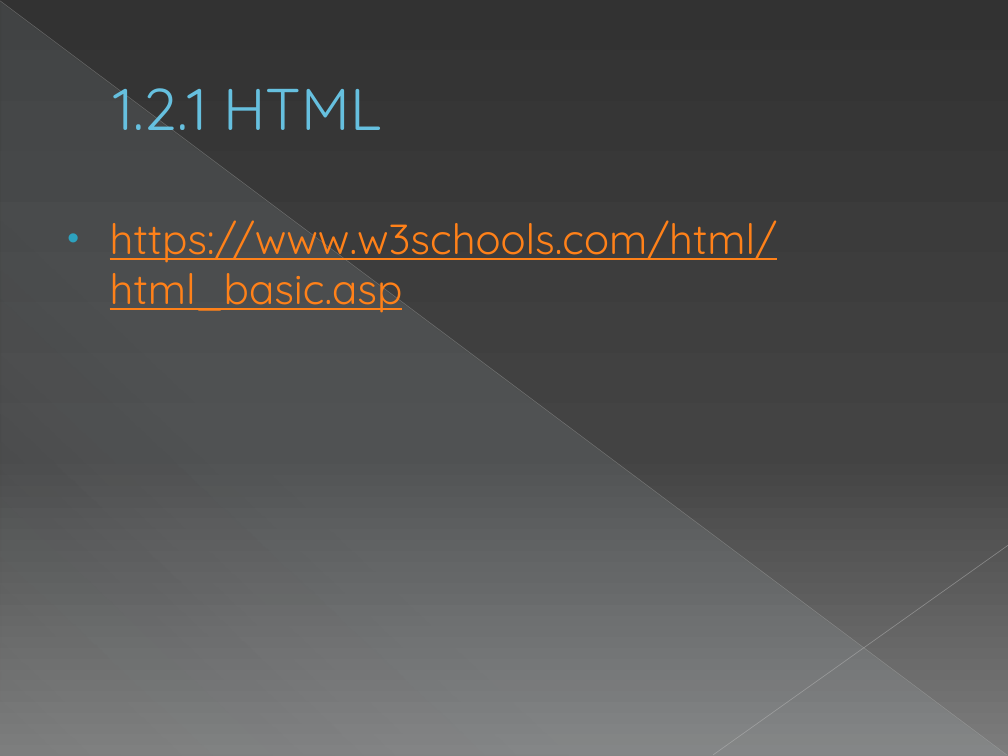
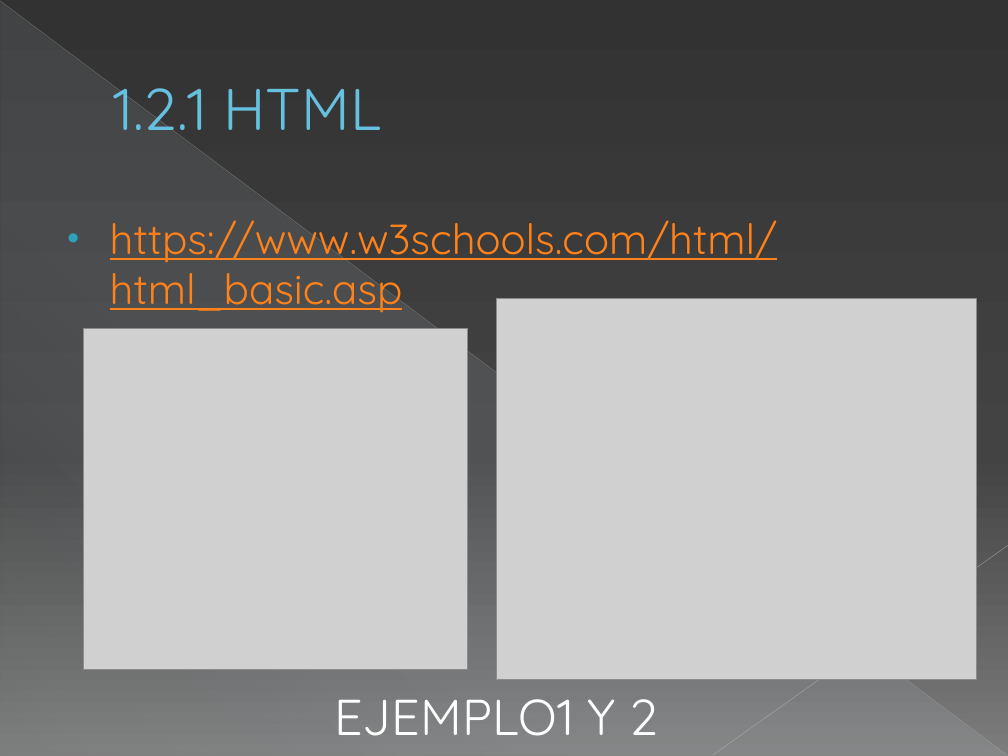
Before and after one commit to capacitacionfv/claseswebfv, a slide deck: slide 5 of CAPACITACION WEB FV.pptx. Drawn at 1008x756 pixels with LibreOffice and Linux fonts; fonts in the diff are those of the drawing; grey boxes stand for pictures. Boxes give left, top, right and bottom in pixels: in the first picture for what was removed or moved away, otherwise in the second. Text is boxed around its words. In the diff, an @@ line names an element or a change of style, - is before the commit and + after.

Commit message:
Ejemplo 2

```diff
--- a/CAPACITACION WEB FV.pptx
+++ b/CAPACITACION WEB FV.pptx
@@ picture added at <box>496,298,976,679</box> @@
@@ picture added at <box>84,329,468,670</box> @@
@@ text added at <box>335,699,658,736</box>, 36 pt, text #FFFFFF @@
+EJEMPLO1 Y 2
```
Also in this commit, not shown: 4 other slides changed, 22 other files.
